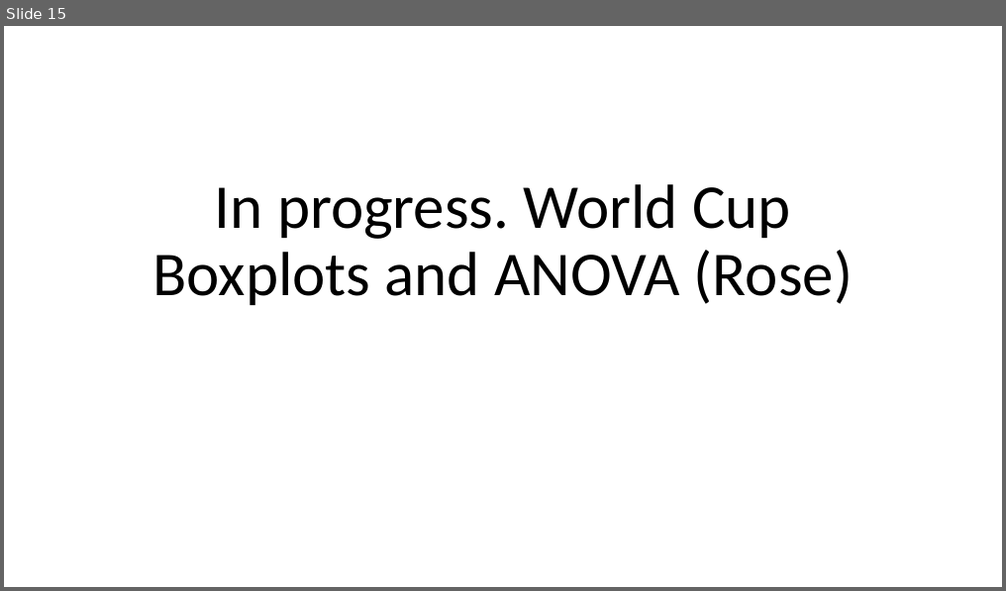
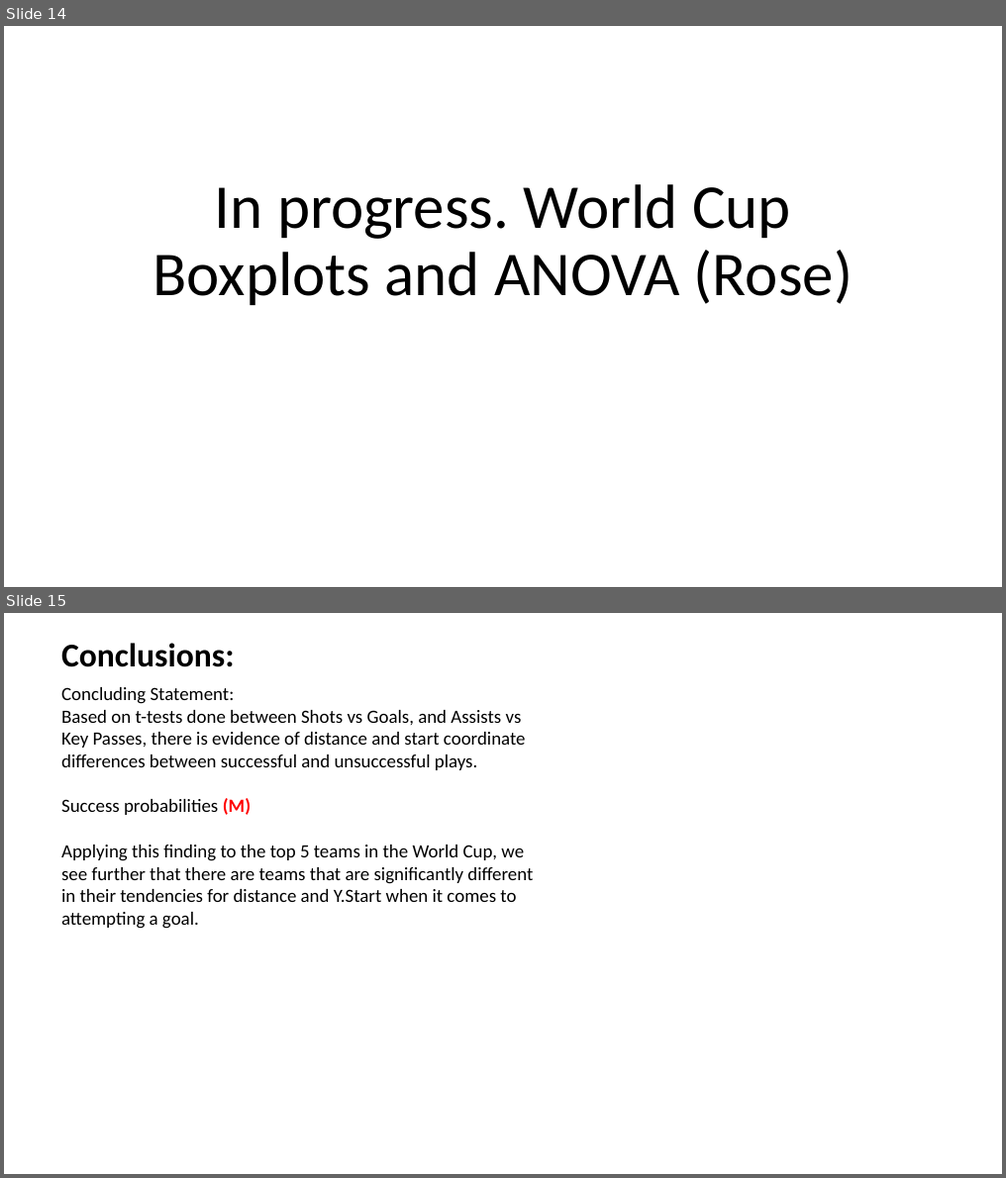
Before and after one commit to rmesina/T2_Codes-R-Us, a slide deck: midterm_project/Determining which variables contribute to likely hood of.pptx. Shown one above the other, each under a label of ours: slide 15 before the commit, slides 14 and 15 after it. The pictures are 1006x591 and 1006x1178 pixels, drawn with LibreOffice and Linux fonts; fonts in the diff are those of the drawing. Boxes give left, top, right and bottom in pixels: in the first picture for what was removed or moved away, otherwise in the second. Text is boxed around its words. In the diff, an @@ line names an element or a change of style, - is before the commit and + after.

```diff
--- a/midterm_project/Determining which variables contribute to likely hood of.pptx
+++ b/midterm_project/Determining which variables contribute to likely hood of.pptx
@@ slide 15 added at (4,613,1002,1174), background #FFFFFF @@
@@ text added at (61,643,235,667), 32 pt, text #000000, bold @@
+Conclusions:
@@ text added at (61,687,533,929), 18 pt, text #000000 @@
+Concluding Statement:
+Based on t-tests done between Shots vs Goals, and Assists vs Key Passes, there is evidence of distance and start coordinate differences between successful and unsuccessful plays.
+Success probabilities (M)
+Applying this finding to the top 5 teams in the World Cup, we see further that there are teams that are significantly different in their tendencies for distance and Y.Start when it comes to attempting a goal.
@@ what was slide 15 is now slide 14 @@
```
Also in this commit, not shown: 5 slides changed, 2 other slides added, 3 slides removed.
